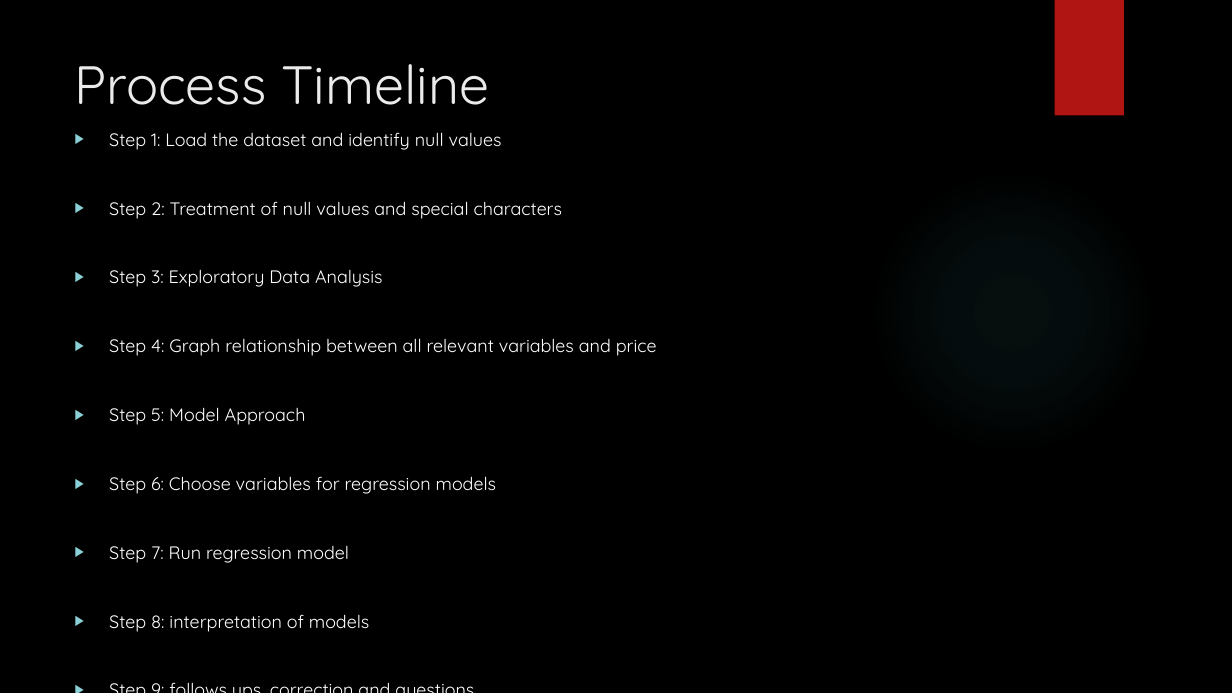
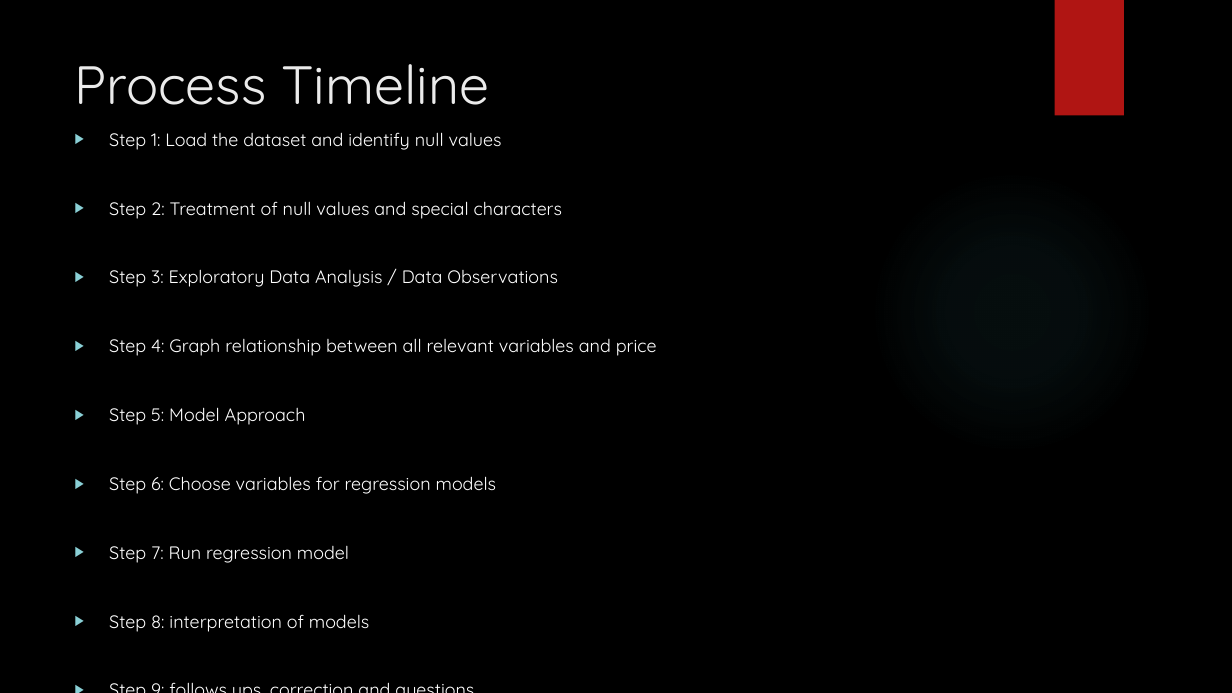
Before and after one commit to Silkways/Seattlers, a slide deck: slide 3 of Flatiron_Mod_1_Slides.pptx. Drawn at 1232x693 pixels with LibreOffice and Linux fonts; fonts in the diff are those of the drawing; background and template pictures are left out. Boxes give left, top, right and bottom in pixels: in the first picture for what was removed or moved away, otherwise in the second. Text is boxed around its words. In the diff, an @@ line names an element or a change of style, - is before the commit and + after.

```diff
--- a/Flatiron_Mod_1_Slides.pptx
+++ b/Flatiron_Mod_1_Slides.pptx
@@ text at bbox=[109, 269, 558, 287]: text changed @@
-▶ Step 3: Exploratory Data Analysis
+▶ Step 3: Exploratory Data Analysis / Data Observations
```
Also in this commit, not shown: 6 other slides changed, 1 other file.
